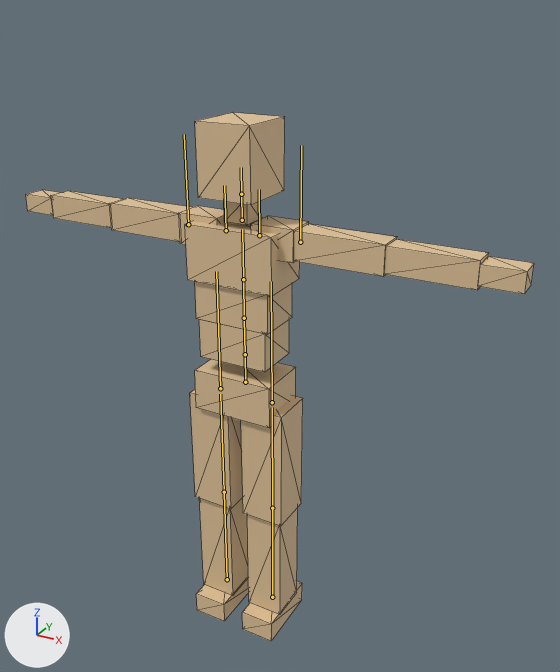
Two versions of the glTF model assets/puppet.gltf, one commit apart.
Camera for both pictures: a 50 mm camera at (1.21, -1.96, 2.13) aimed at (0.08, 0.08, 1.1). Lighting does not change. The marker at lower left points along +X, +Y and +Z. The first picture is the older version. The bones that change, and the others that lie on the model, are drawn over the model as lines. Mesh edges are drawn as thin lines.

The first picture shows 'puppet_mesh'.
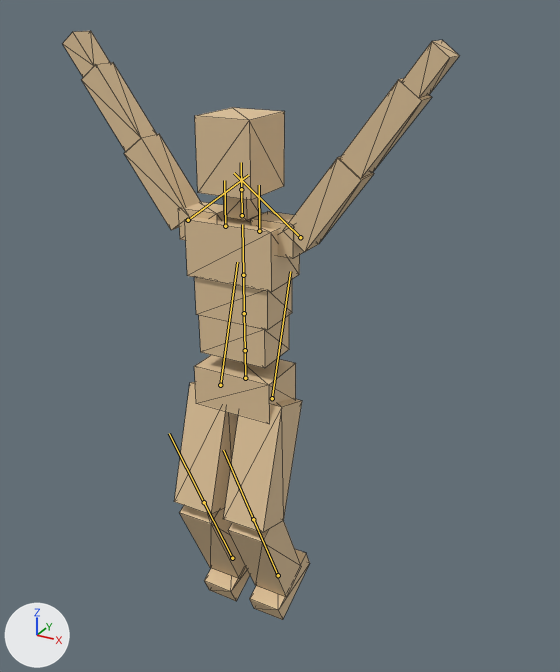
The newer file adds an action. The first version stands in its rest pose; the second is drawn at frame 10 of the action 'swim'.

Pixel boxes (x1, y1, x2, y2) of what changed, in the pictures (560 x 672 px):
'puppet_mesh', posed (22% narrower, 11% taller)
    before: (26, 112, 534, 641)
    after: (63, 31, 460, 620)
bone 'cetra_rig:Hips', root to tip
    before: (245, 382) to (245, 354)
    after: (245, 378) to (245, 350)
bone 'cetra_rig:LeftArm', root to tip
    before: (300, 242) to (301, 145)
    after: (300, 237) to (234, 173)
bone 'cetra_rig:RightArm', root to tip
    before: (188, 224) to (184, 134)
    after: (188, 220) to (248, 175)
bone 'cetra_rig:LeftUpLeg', root to tip
    before: (272, 402) to (271, 281)
    after: (272, 398) to (290, 271)
bone 'cetra_rig:LeftLeg', root to tip
    before: (272, 508) to (272, 407)
    after: (253, 519) to (223, 450)
bone 'cetra_rig:RightUpLeg', root to tip
    before: (220, 388) to (216, 271)
    after: (220, 385) to (237, 262)
bone 'cetra_rig:RightLeg', root to tip
    before: (224, 492) to (220, 394)
    after: (204, 502) to (169, 433)

Diff of the bpy script that builds the scene:
```diff
--- a/assets/puppet.gltf.py
+++ b/assets/puppet.gltf.py
@@ bone_cetra_rig_hips @@
 bone_cetra_rig_hips = bpy.data.objects['puppet'].pose.bones['cetra_rig:Hips']
-bone_cetra_rig_hips.location = (0.0, 0.0, 0.0)
+bone_cetra_rig_hips.location = (0.0, 0.015, 0.0)
@@ bone_cetra_rig_leftarm @@
 bone_cetra_rig_leftarm = bpy.data.objects['puppet'].pose.bones['cetra_rig:LeftArm']  # child of 'cetra_rig:LeftShoulder'
-bone_cetra_rig_leftarm.rotation_quaternion = (1.0, 0.0, 0.0, 0.0)  # degrees (0, 0, 0)
+bone_cetra_rig_leftarm.rotation_quaternion = (0.892, 0.0, 0.0, 0.451)  # degrees (0, 0, 54)
@@ bone_cetra_rig_rightarm @@
 bone_cetra_rig_rightarm = bpy.data.objects['puppet'].pose.bones['cetra_rig:RightArm']  # child of 'cetra_rig:RightShoulder'
-bone_cetra_rig_rightarm.rotation_quaternion = (1.0, 0.0, 0.0, 0.0)  # degrees (0, 0, 0)
+bone_cetra_rig_rightarm.rotation_quaternion = (0.892, 0.0, 0.0, -0.451)  # degrees (0, 0, -54)
@@ bone_cetra_rig_leftupleg @@
 bone_cetra_rig_leftupleg = bpy.data.objects['puppet'].pose.bones['cetra_rig:LeftUpLeg']  # child of 'cetra_rig:Hips'
-bone_cetra_rig_leftupleg.rotation_quaternion = (1.0, 0.0, 0.0, 0.0)  # degrees (0, 0, 0)
+bone_cetra_rig_leftupleg.rotation_quaternion = (0.988, -0.153, 0.0, 0.0)  # degrees (-18, 0, 0)
@@ bone_cetra_rig_leftleg @@
 bone_cetra_rig_leftleg = bpy.data.objects['puppet'].pose.bones['cetra_rig:LeftLeg']  # child of 'cetra_rig:LeftUpLeg'
-bone_cetra_rig_leftleg.rotation_quaternion = (1.0, 0.0, 0.0, 0.0)  # degrees (0, 0, 0)
+bone_cetra_rig_leftleg.rotation_quaternion = (0.93, 0.36, 0.0, 0.0)  # degrees (42, 0, 0)
@@ bone_cetra_rig_rightupleg @@
 bone_cetra_rig_rightupleg = bpy.data.objects['puppet'].pose.bones['cetra_rig:RightUpLeg']  # child of 'cetra_rig:Hips'
-bone_cetra_rig_rightupleg.rotation_quaternion = (1.0, 0.0, 0.0, 0.0)  # degrees (0, 0, 0)
+bone_cetra_rig_rightupleg.rotation_quaternion = (0.988, -0.153, 0.0, 0.0)  # degrees (-18, 0, 0)
@@ bone_cetra_rig_rightleg @@
 bone_cetra_rig_rightleg = bpy.data.objects['puppet'].pose.bones['cetra_rig:RightLeg']  # child of 'cetra_rig:RightUpLeg'
-bone_cetra_rig_rightleg.rotation_quaternion = (1.0, 0.0, 0.0, 0.0)  # degrees (0, 0, 0)
+bone_cetra_rig_rightleg.rotation_quaternion = (0.93, 0.36, 0.0, 0.0)  # degrees (42, 0, 0)
```
